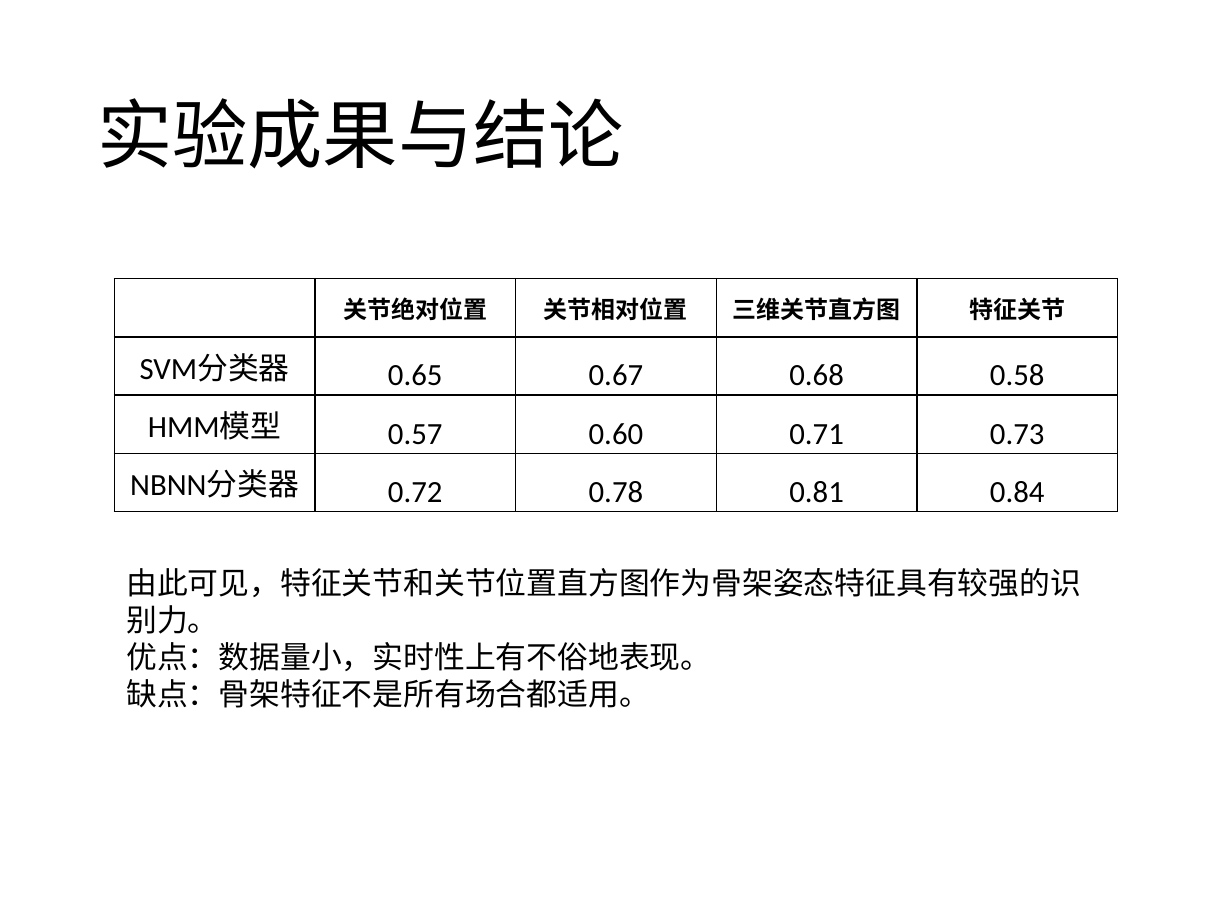
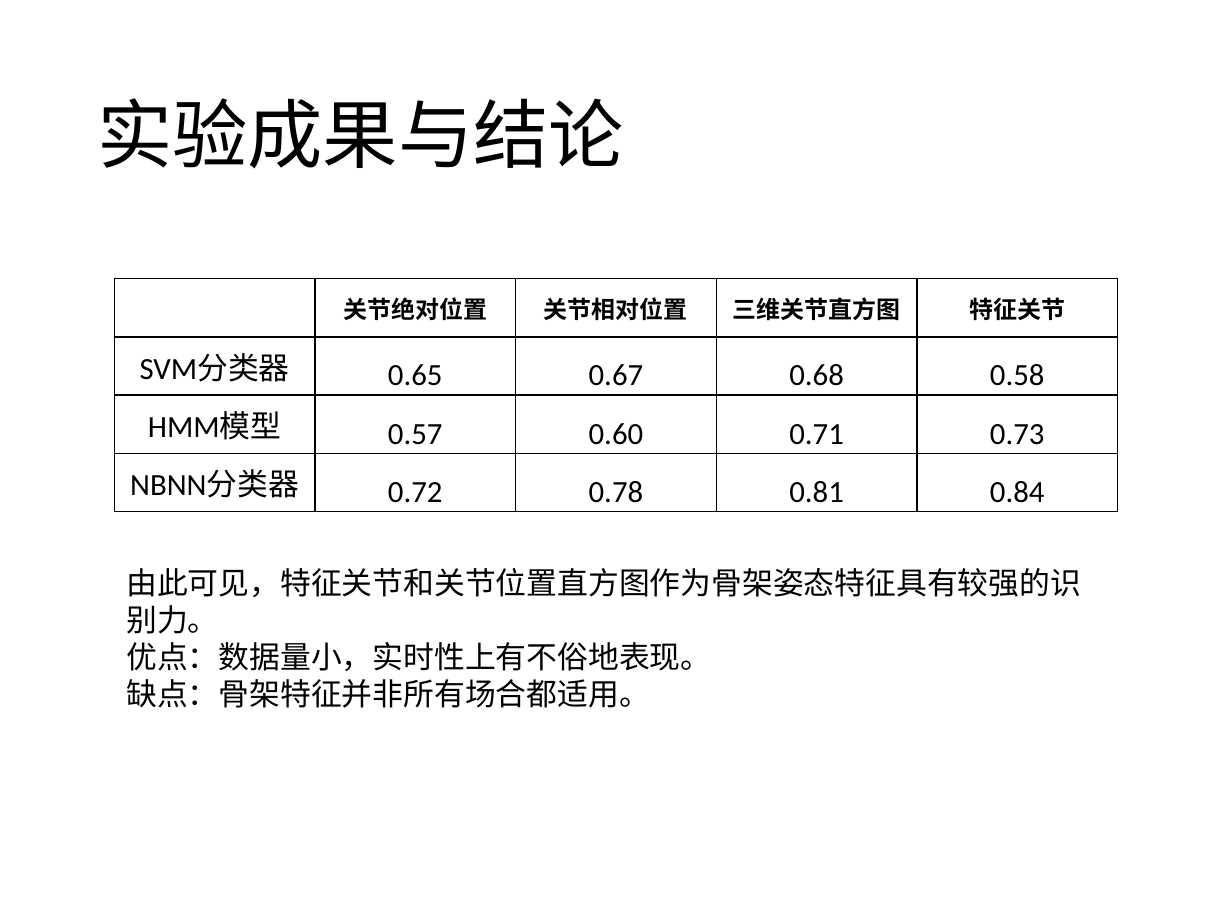
Before and after one commit to Mostro-Complexity/The-Damn-Thesis, a slide deck: slide 18 of 仇思宇-终期答辩-20190530.pptx (slide 19 before the commit). Drawn at 1232x924 pixels with LibreOffice and Linux fonts; fonts in the diff are those of the drawing. Boxes give left, top, right and bottom in pixels: in the first picture for what was removed or moved away, otherwise in the second. Text is boxed around its words. In the diff, an @@ line names an element or a change of style, - is before the commit and + after.

```diff
--- a/仇思宇-终期答辩-20190530.pptx
+++ b/仇思宇-终期答辩-20190530.pptx
@@ text at [126,679,650,708]: text changed @@
-缺点：骨架特征不是所有场合都适用。
+缺点：骨架特征并非所有场合都适用。
```
Also in this commit, not shown: 10 other slides changed, 4 slides added, 5 slides removed, 13 other files.
